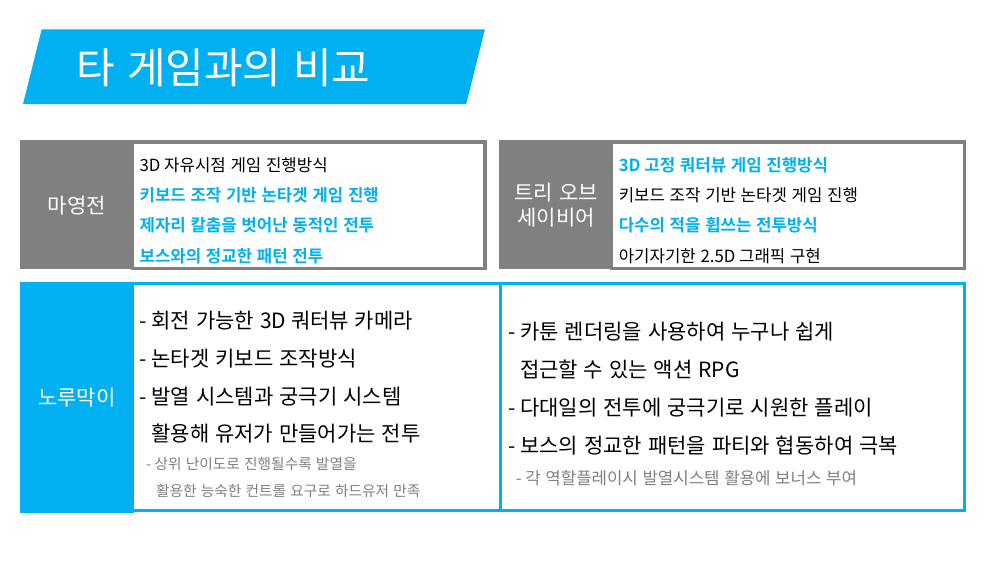
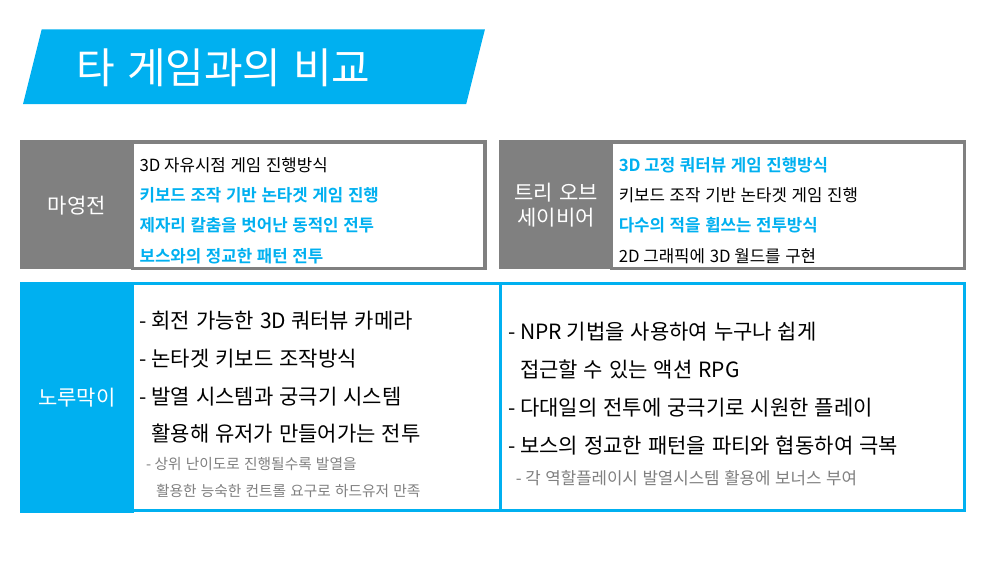
Before and after one commit to korleinster/gamebusdriver, a slide deck: slide 13 of documents/노루막이_김형준_신창섭_홍승필_허지훈.pptx. Drawn at 1008x567 pixels with LibreOffice and Linux fonts; fonts in the diff are those of the drawing; background and template pictures are left out. Boxes give left, top, right and bottom in pixels: in the first picture for what was removed or moved away, otherwise in the second. Text is boxed around its words. In the diff, an @@ line names an element or a change of style, - is before the commit and + after.

```diff
--- a/documents/노루막이_김형준_신창섭_홍승필_허지훈.pptx
+++ b/documents/노루막이_김형준_신창섭_홍승필_허지훈.pptx
@@ text in rectangle at <box>619,248,816,264</box>: text changed @@
-아기자기한 2.5D 그래픽 구현
+2D 그래픽에 3D 월드를 구현
@@ text in rectangle at <box>520,321,817,341</box>: text changed @@
-- 카툰 렌더링을 사용하여 누구나 쉽게
+- NPR 기법을 사용하여 누구나 쉽게
```
Also in this commit, not shown: 5 other slides changed.
